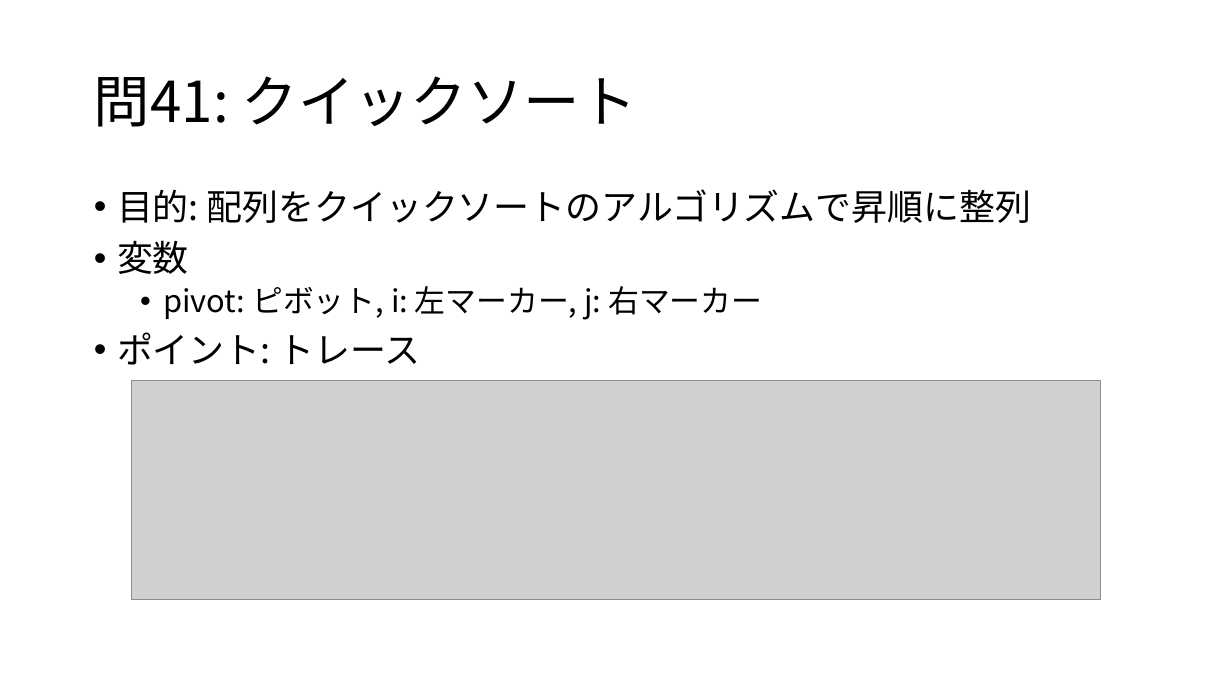
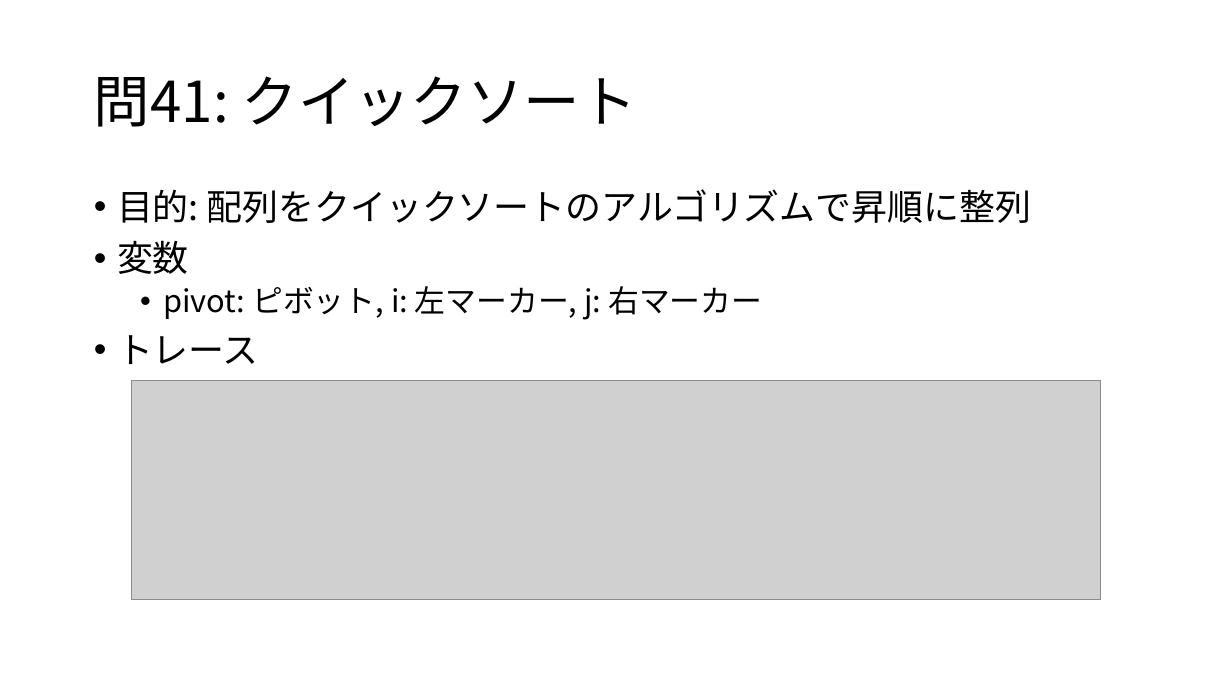
Before and after one commit to osamu377/FromZero, a slide deck: slide 2 of 問題集/問41-45.pptx. Drawn at 1232x693 pixels with LibreOffice and Linux fonts; fonts in the diff are those of the drawing; grey boxes stand for pictures. Boxes give left, top, right and bottom in pixels: in the first picture for what was removed or moved away, otherwise in the second. Text is boxed around its words. In the diff, an @@ line names an element or a change of style, - is before the commit and + after.

```diff
--- a/問題集/問41-45.pptx
+++ b/問題集/問41-45.pptx
@@ text at (117, 335, 259, 364): text changed @@
-• ポイント: トレース
+• トレース
```
Also in this commit, not shown: 3 other files.
